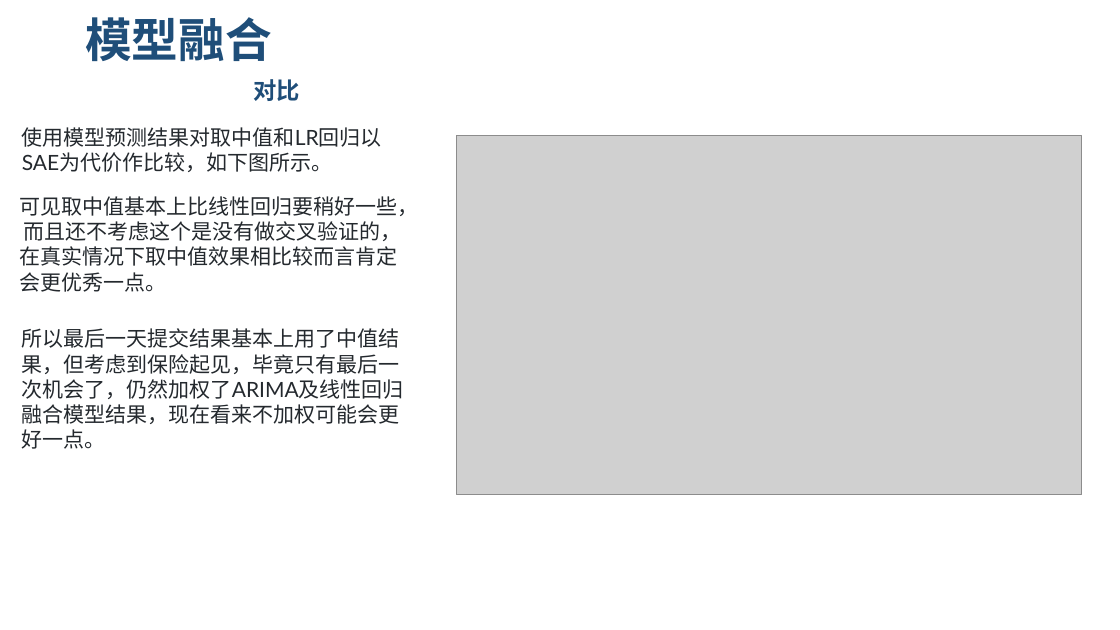
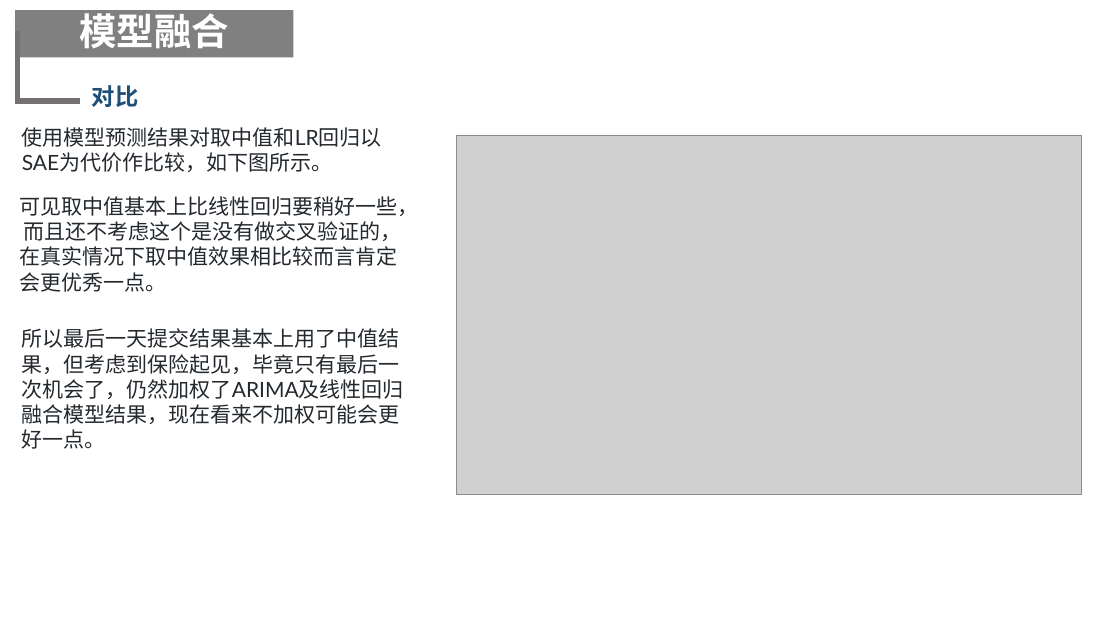
Before and after one commit to lvniqi/tianchi_power, a slide deck: slide 27 of presentation.pptx. Drawn at 1120x630 pixels with LibreOffice and Linux fonts; fonts in the diff are those of the drawing; grey boxes stand for pictures; background and template pictures are left out. Boxes give left, top, right and bottom in pixels: in the first picture for what was removed or moved away, otherwise in the second. Text is boxed around its words. In the diff, an @@ line names an element or a change of style, - is before the commit and + after.

```diff
--- a/presentation.pptx
+++ b/presentation.pptx
@@ rectangle added at (x1=15, y1=10, x2=293, y2=57), fill #808080, 32 pt, text #FFFFFF, bold @@
+模型融合
@@ text at (x1=85, y1=17, x2=272, y2=61): paragraph removed @@
-模型融合
@@ elbow line added from (18, 31) to (80, 101), #767171 4.5 pt @@
@@ text "对比" moved from (x1=85, y1=17, x2=300, y2=101) to (x1=92, y1=85, x2=139, y2=107) @@
```
Also in this commit, not shown: 23 other slides changed.
